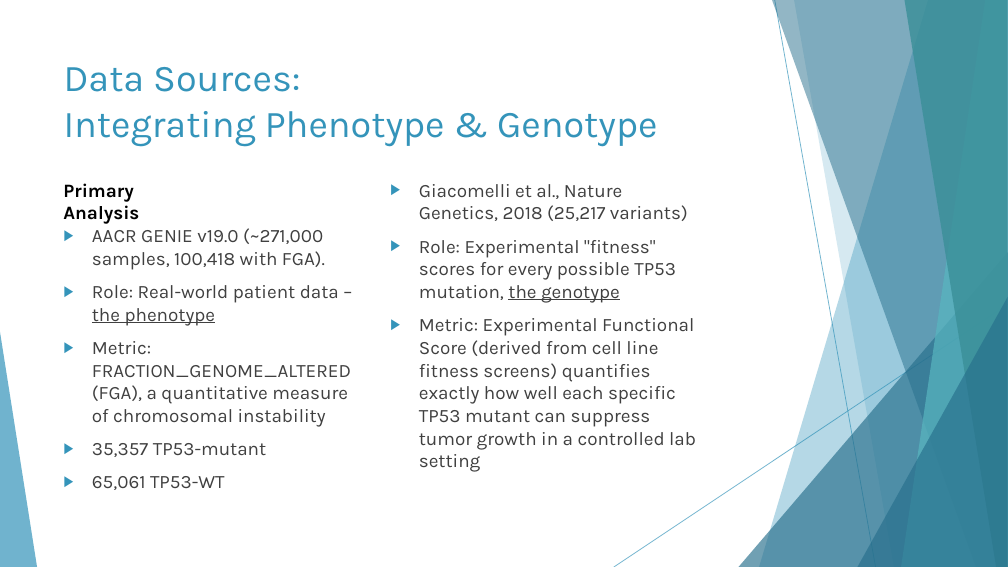
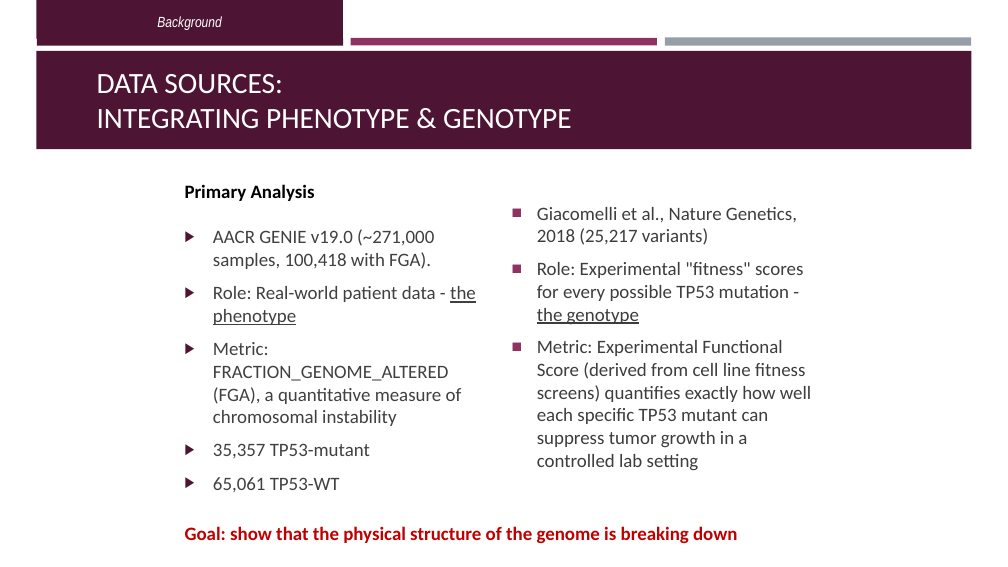
Before and after one commit to OrnitB/cancer_bioinformatics, a slide deck: slide 9 of project/project_background/Final Project Presentation - Ornit - Cancer Bioinfo March 2026.pptx. Drawn at 1008x567 pixels with LibreOffice and Linux fonts; fonts in the diff are those of the drawing. Boxes give left, top, right and bottom in pixels: in the first picture for what was removed or moved away, otherwise in the second. Text is boxed around its words. In the diff, an @@ line names an element or a change of style, - is before the commit and + after.

Commit message:
presentation in progress

```diff
--- a/project/project_background/Final Project Presentation - Ornit - Cancer Bioinfo March 2026.pptx
+++ b/project/project_background/Final Project Presentation - Ornit - Cancer Bioinfo March 2026.pptx
@@ title "DATA SOURCES: INTEGRATING PHENOTYPE & ..." at <box>97,74,572,129</box>: vertical alignment top to bottom @@
@@ text added at <box>157,16,221,30</box>, 14 pt, text #FFFFFF, italic @@
+Background
@@ rectangle added at <box>36,51,972,149</box>, fill #4D1434 @@
@@ rectangle added at <box>37,38,343,45</box>, fill #4D1434 @@
@@ rectangle added at <box>351,38,657,45</box>, fill #903163 @@
@@ rectangle added at <box>665,38,971,46</box>, fill #969FA7 @@
@@ title at <box>97,74,572,129</box>: text changed; size 36 to 28 pt; font Karla to Calibri; text colour #3494BA to #FFFFFF @@
-Data Sources:
-Integrating Phenotype & Genotype
+DATA SOURCES:
+INTEGRATING PHENOTYPE & GENOTYPE
@@ text "Primary Analysis" at <box>185,184,315,201</box>: font Karla to Calibri @@
@@ text "Giacomelli et al., Nature Genetics, ..." at <box>537,207,811,471</box>: vertical alignment top to middle @@
@@ text at <box>537,207,811,471</box>: font Karla to Calibri, text colour #404040 to #3D3D3D in "Giacomelli et al., Nature Genetics, 2018 (25,217 ...", "Metric: Experimental Functional Score (derived from cell ..."; bullet ▶ to ■; bullet colour #3494BA to #903163 @@
@@ 3 texts: place and size @@
-3 texts at <box>63,183,696,490</box>
+3 texts at <box>185,184,811,492</box>
@@ text at <box>213,229,462,492</box>: font Karla to Calibri in "AACR GENIE v19.0 (~271,000 samples, 100,418 with ...", "Metric: FRACTION_GENOME_ALTERED (FGA), a quantitative measur ...", "35,357 TP53-mutant", "65,061 TP53-WT"; bullet colour #3494BA to #4D1434 @@
@@ text at <box>537,262,803,324</box>: text changed; font Karla to Calibri; text colour #404040 to #3D3D3D @@
-▶ Role: Experimental "fitness" scores for every possible TP53 mutation, the genotype
+■ Role: Experimental "fitness" scores for every possible TP53 mutation - the genotype
@@ text at <box>213,286,476,325</box>: text changed; font Karla to Calibri @@
-▶ Role: Real-world patient data – the phenotype
+▶ Role: Real-world patient data - the phenotype
@@ group removed at <box>0,0,1008,567</box>: 5 freeform shapes, 3 triangles, 2 lines @@
@@ text added at <box>185,526,737,544</box>, 18 pt, text #C00000, bold @@
+Goal: show that the physical structure of the genome is breaking down
```
Also in this commit, not shown: 7 other slides changed, 8 slides added, 5 slides removed.
